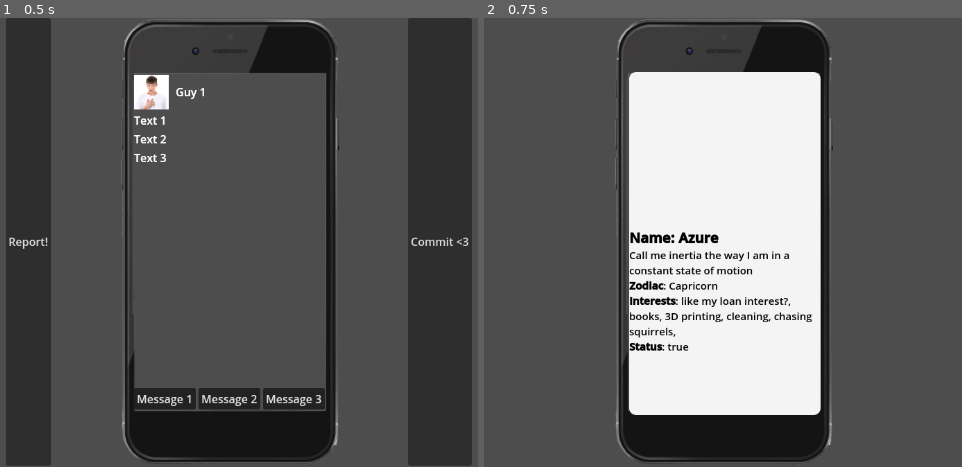
Above: before the commit, frames 1-2 (left to right).
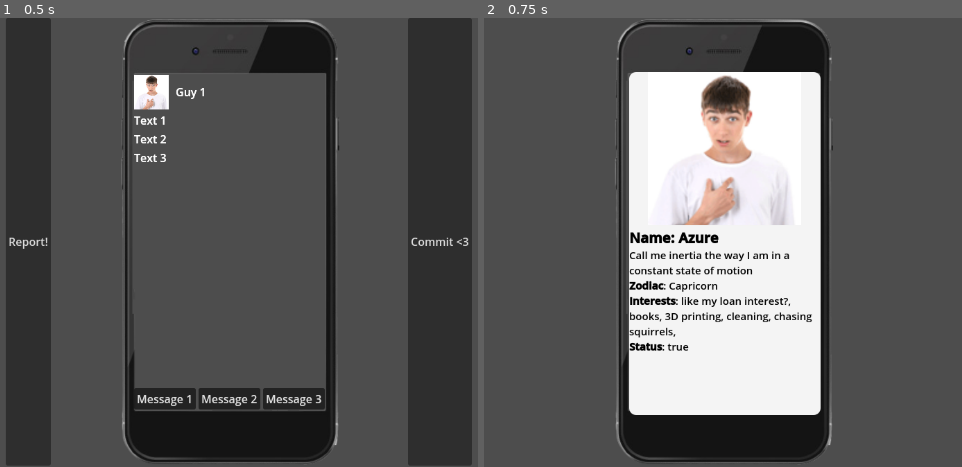
Above: after the commit, the same moments.

Repository: TianMa7/DatingSim
Game: Godot game, scene res://scenes/base.tscn
The game is run twice, just before and just after one commit, with the same random seed, the same clock (stepped at 60 frames per second) and the same inputs.
Inputs:
- Up to frame 1 (0.5 s): no input
- Up to frame 2 (0.75 s): click "Report!" at 0.5 s

Frame 1 is identical in both runs. In frame 2, 2.7% of the frame differs, in the area x 39-64%, y 12-47%.

Commit message:
profile pics also change now

Diff:
--- a/scenes/swipe.tscn
+++ b/scenes/swipe.tscn
@@ -1,9 +1,10 @@
-[gd_scene load_steps=7 format=3 uid="uid://b7ctmpd1q0bue"]
+[gd_scene load_steps=8 format=3 uid="uid://b7ctmpd1q0bue"]
 
 [ext_resource type="Script" uid="uid://cap277rwcmeh8" path="res://scripts/swipeDetection.gd" id="1_66qhf"]
 [ext_resource type="Texture2D" uid="uid://b8sq5t5tbup3i" path="res://assets/smart-phone-with-blank-screen-is-removebg-preview.png" id="1_khokj"]
 [ext_resource type="Script" uid="uid://cnwwfldtucg5r" path="res://scripts/profile.gd" id="2_56veq"]
 [ext_resource type="Script" uid="uid://bp1ga0hmmbtkl" path="res://scripts/phone_container.gd" id="2_66qhf"]
+[ext_resource type="Script" uid="uid://c2xqvlg3xoe6t" path="res://scripts/profile_photo.gd" id="4_5iagt"]
 
 [sub_resource type="StyleBoxFlat" id="StyleBoxFlat_khokj"]
 bg_color = Color(0.95596343, 0.9559633, 0.95596343, 1)
@@ -60,6 +61,9 @@
 [node name="ProfilePhotoTex" type="TextureRect" parent="screenRoot/screen/phoneTex/phoneContainer/phoneContainer2"]
 layout_mode = 2
 size_flags_vertical = 3
+expand_mode = 1
+stretch_mode = 5
+script = ExtResource("4_5iagt")
 
 [node name="ProfileTextLabel" type="RichTextLabel" parent="screenRoot/screen/phoneTex/phoneContainer/phoneContainer2"]
 custom_minimum_size = Vector2(0, 270)
--- /dev/null
+++ b/scripts/profile_photo.gd
@@ -0,0 +1,26 @@
+extends TextureRect
+
+var profilePicsDic = {
+	"res://assets/badgoose.png": false,
+	"res://assets/badidk.png": false,
+	"res://assets/creepiernormalperson.png": false,
+	"res://assets/goodgoose.png":false,
+	"res://assets/goodidk.png":false,
+	"res://assets/greg.png":false,
+	"res://assets/me-dude.png":false,
+	"res://assets/normalperson.png":false,
+	"res://assets/sadjawline.png": false,
+	"res://assets/weirdjawline.png":false,
+}
+var profilePic:String
+
+func _ready():
+	generateProfilePic()
+
+func pick_random(dictionary: Dictionary) -> Variant:
+	var random_key = dictionary.keys().pick_random()
+	return random_key
+
+func generateProfilePic():
+	profilePic = pick_random(profilePicsDic)
+	set_texture(load(profilePic))
--- a/scripts/swipeDetection.gd
+++ b/scripts/swipeDetection.gd
@@ -20,4 +20,5 @@
 				else:
 					swipeRight = false
 					$phoneTex/phoneContainer/phoneContainer2/ProfileTextLabel.generateNewProfile()
+					$phoneTex/phoneContainer/phoneContainer2/ProfilePhotoTex.generateProfilePic()
 				swiping = false
Not shown, added: assets/badgoose.png.import
Not shown, added: assets/badidk.png.import
Not shown, added: assets/creepiernormalperson.png.import
Not shown, added: assets/goodgoose.png.import
Not shown, added: assets/goodidk.png.import
Not shown, added: assets/greg.png.import
Not shown, added: assets/normalperson.png.import
Not shown, added: assets/sadjawline.png.import
Not shown, added: assets/weirdjawline.png.import
Not shown, added: scripts/profile_photo.gd.uid
